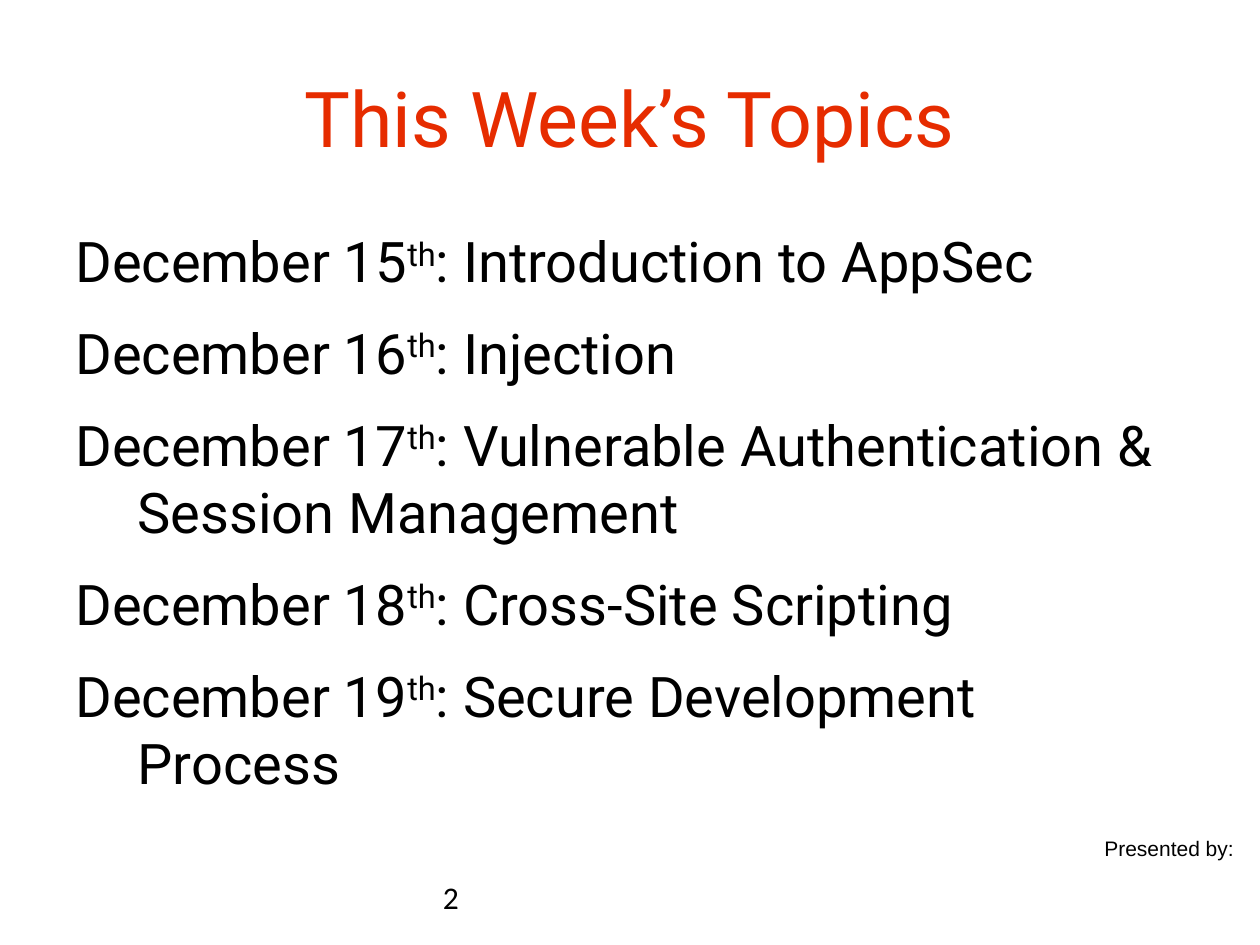
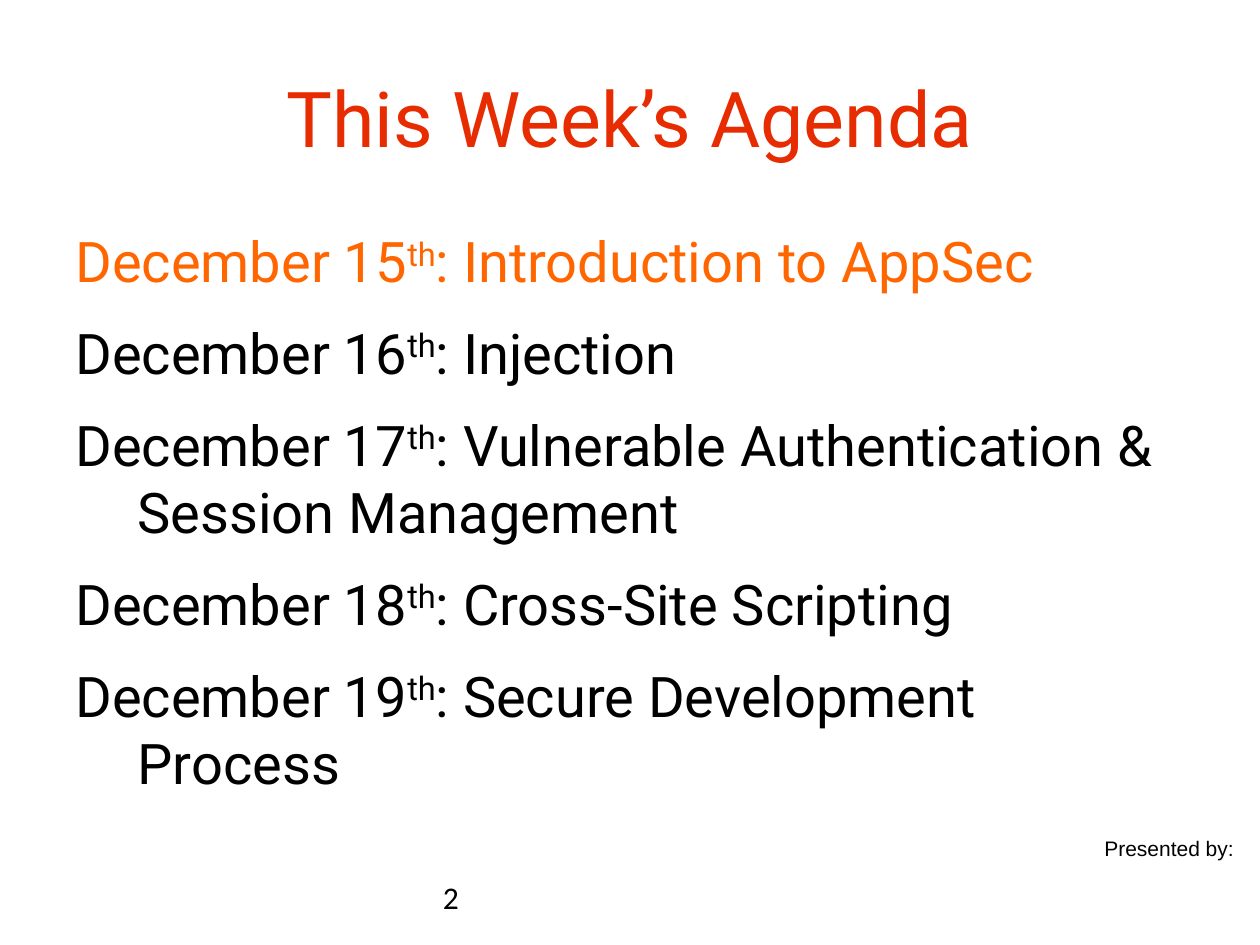
Before and after one commit to danielsomerfield/app-sec-presentation, a slide deck: slide 2 of AppSec Presentation Deck Day 1.ppt. Drawn at 1260x945 pixels with LibreOffice and Linux fonts; fonts in the diff are those of the drawing; background and template pictures are left out. Boxes give left, top, right and bottom in pixels: in the first picture for what was removed or moved away, otherwise in the second. Text is boxed around its words. In the diff, an @@ line names an element or a change of style, - is before the commit and + after.

```diff
--- a/AppSec Presentation Deck Day 1.ppt
+++ b/AppSec Presentation Deck Day 1.ppt
@@ title at <box>287,89,972,163</box>: text changed @@
-This Week’s Topics
+This Week’s Agenda
@@ text at <box>75,240,1034,294</box>: text colour #000000 to #FF6600 in "December 15th: Introduction to AppSec" @@
```
Also in this commit, not shown: 1 slide added, 1 slide removed, 7 other files.
